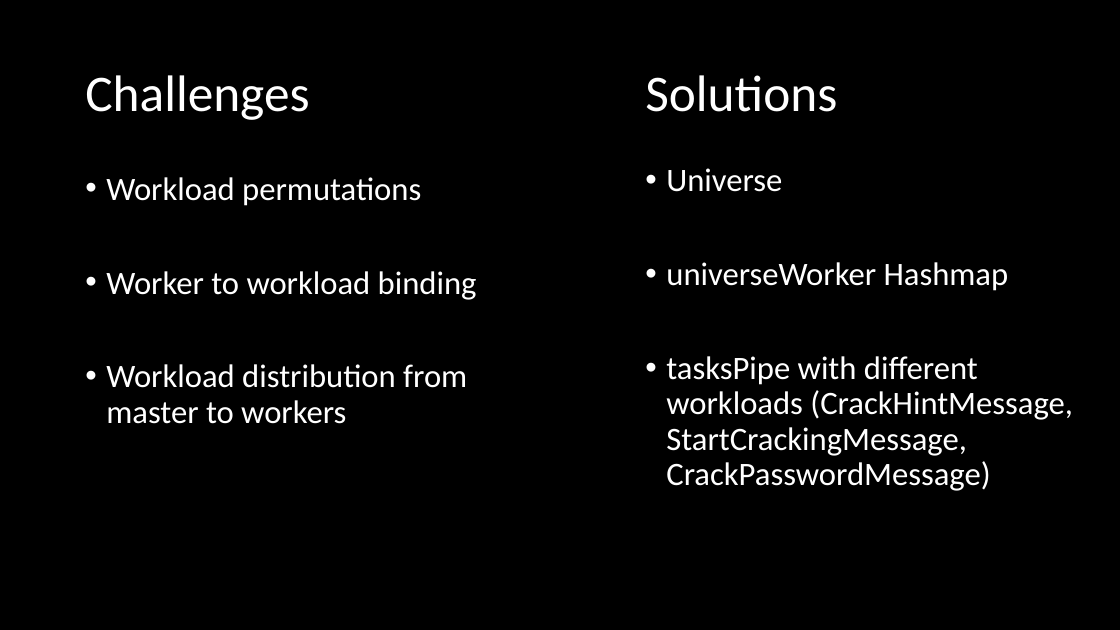
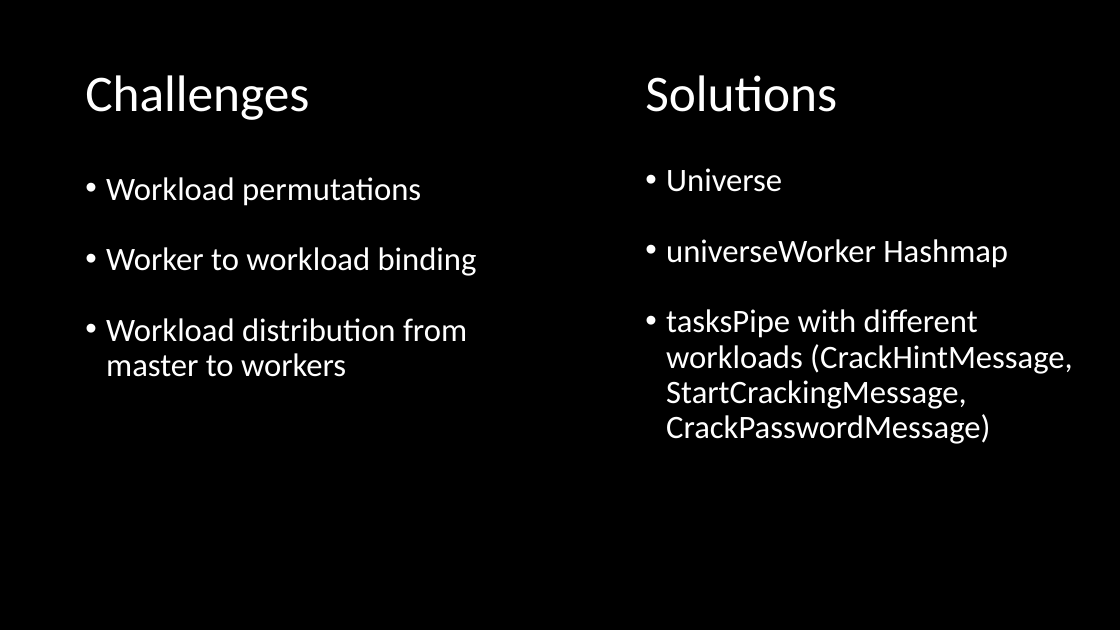
Before and after one commit to jonasgrunert/ddm-akka, a slide deck: slide 4 of assignment3/Slides.pptx (slide 3 before the commit). Drawn at 1120x630 pixels with LibreOffice and Linux fonts; fonts in the diff are those of the drawing. Boxes give left, top, right and bottom in pixels: in the first picture for what was removed or moved away, otherwise in the second. Text is boxed around its words. In the diff, an @@ line names an element or a change of style, - is before the commit and + after.

```diff
--- a/assignment3/Slides.pptx
+++ b/assignment3/Slides.pptx
@@ text "Workload permutations" at bbox=[106, 177, 477, 377]: less space between paragraphs @@
@@ text "Universe" at bbox=[666, 168, 1073, 444]: less space between paragraphs @@
```
Also in this commit, not shown: 2 other slides changed, 1 slide added, 1 other file.
